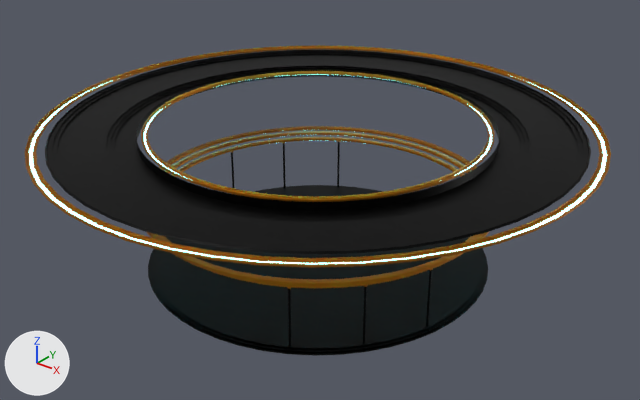
The FBX model A3DPIE/Assets/Assets/MeshesPrefabs/zMisc/Platform Round.fbx, before and after one commit.
Camera for both pictures: a 50 mm lens placed at (37.7, -46.9, 34.0), pointed at (0.3, -0.1, 5.0). The lights are fixed; the arrows at lower left show +X, +Y and +Z.

Names of what the first picture shows: 'Platform Round'.
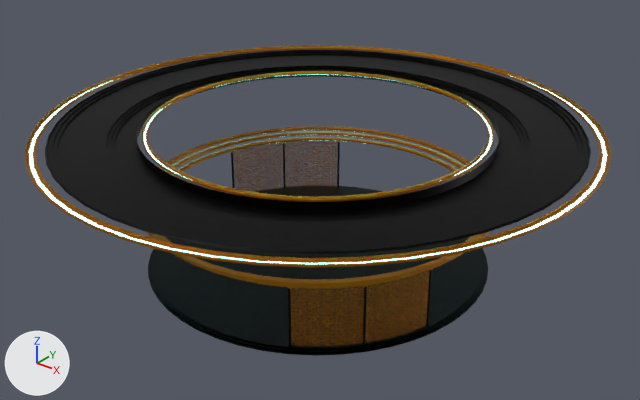
Edits to the bpy script that builds the scene:
```text
Add img_rectdesign_png:
    img_rectdesign_png = load_image('RectDesign.png', '../../Materials/_Textures/RectDesign.png', 56, 32, 'Non-Color')
Add mat_rectdesign:
    mat_rectdesign = bpy.data.materials.new('RectDesign')
    mat_rectdesign.use_nodes = True; mat_rectdesign.node_tree.nodes.clear()
    _N = mat_rectdesign.node_tree.nodes; _L = mat_rectdesign.node_tree.links
    n0 = _N.new('ShaderNodeBsdfPrincipled'); n0.name = 'Principled BSDF'
    n0.inputs[0].default_value = (0.423, 0.147, 0.0, 1.0)  # 'Base Color', brown #ae6b00
    n0.inputs[1].default_value = 0.663  # 'Metallic'
    n1 = _N.new('ShaderNodeOutputMaterial'); n1.name = 'Material Output'
    n2 = _N.new('ShaderNodeTexImage'); n2.name = 'Image Texture'
    n2.image = img_rectdesign_png
    _L.new(n2.outputs[0], n0.inputs[4])  # 'Color' to 'Alpha'
    _L.new(n0.outputs[0], n1.inputs[0])  # 'BSDF' to 'Surface'
Change me_circle_006:
    used by ob_platform_round; location = (0.0, 0.0, 0.0)
    remove me_circle_006.from_pydata(...)  # 7548 vertices, 7189 faces; spans x -20.3..20.3, y -20.3..20.3, z 0.0..11.0
    add me_circle_006.from_pydata(...)  # 7604 vertices, 7213 faces; spans x -20.3..20.3, y -20.3..20.3, z 0.0..11.0
    me_circle_006 part 1: a new loose piece of 14 vertices spanning x 6.2..11.9, y -10.7..-3.1, z 0.3..4.8, in mat_rectdesign
    me_circle_006 part 2: a new loose piece of 14 vertices spanning x -11.9..-6.2, y 3.1..10.7, z 0.3..4.8, in mat_rectdesign
    me_circle_006 part 3: a new loose piece of 14 vertices spanning x 6.2..11.9, y -10.6..-3.1, z 0.3..4.8, in mat_rectdesign
    me_circle_006 part 4: a new loose piece of 14 vertices spanning x -11.9..-6.2, y 3.1..10.6, z 0.3..4.8, in mat_rectdesign
    add me_circle_006.materials.append(mat_rectdesign)
```

Where the change shows, as pixel boxes [x1, y1, x2, y2] in the pictures (640 x 400 px):
part 1 of me_circle_006, added (brown)
    after: [291, 270, 430, 347]
part 2 of me_circle_006, added
    after: [233, 140, 338, 192]
part 3 of me_circle_006, added (brown)
    after: [291, 271, 429, 346]
part 4 of me_circle_006, added
    after: [233, 140, 338, 192]
